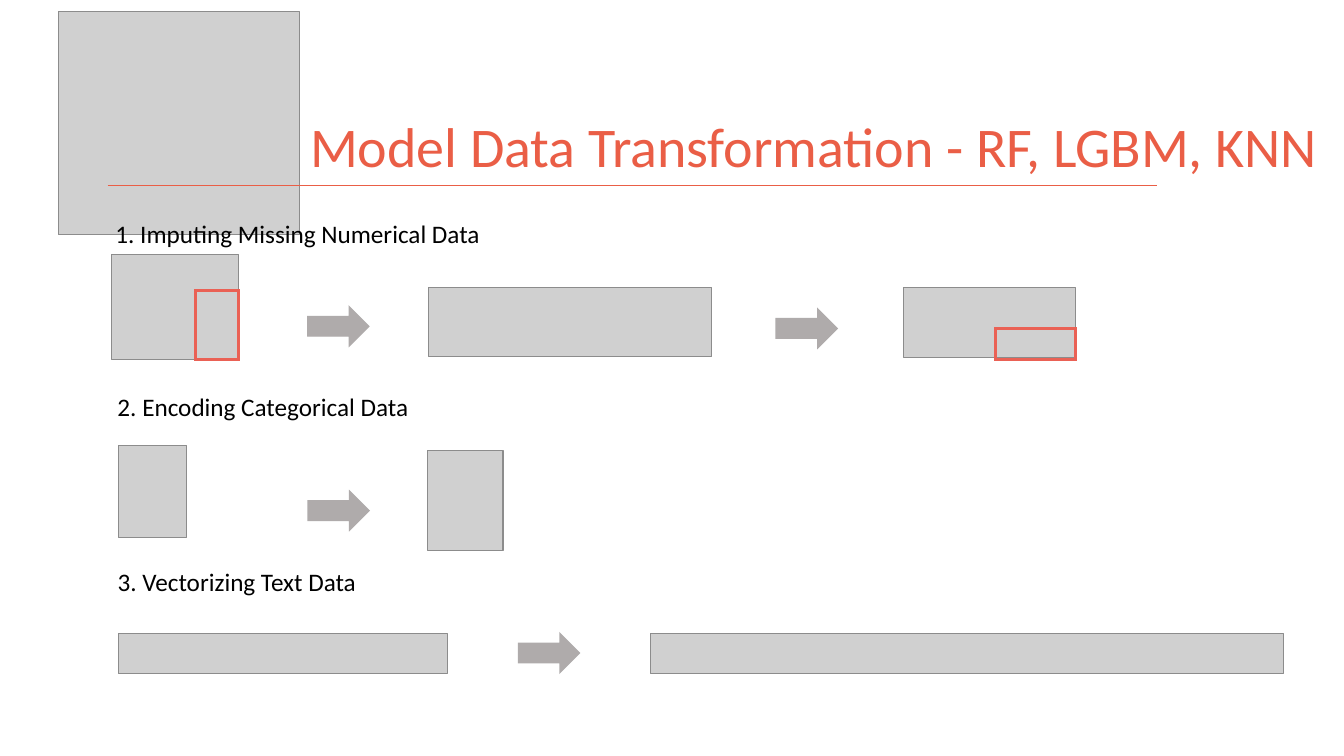
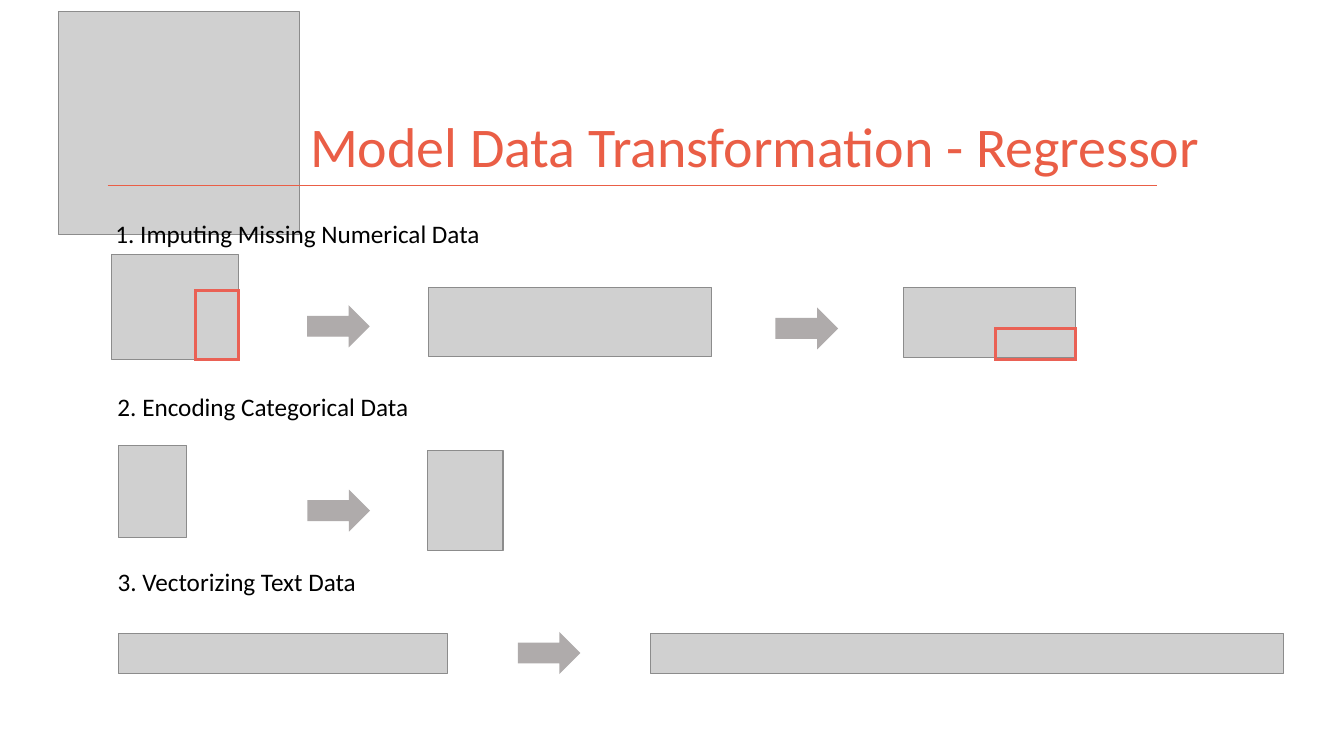
Before and after one commit to kman4/AirbnbPredictions, a slide deck: slide 10 of Airbnb Price Predictions (Model).pptx. Drawn at 1344x756 pixels with LibreOffice and Linux fonts; fonts in the diff are those of the drawing; grey boxes stand for pictures. Boxes give left, top, right and bottom in pixels: in the first picture for what was removed or moved away, otherwise in the second. Text is boxed around its words. In the diff, an @@ line names an element or a change of style, - is before the commit and + after.

```diff
--- a/Airbnb Price Predictions (Model).pptx
+++ b/Airbnb Price Predictions (Model).pptx
@@ title at (x1=310, y1=128, x2=1199, y2=177): text changed @@
-Model Data Transformation - RF, LGBM, KNN
+Model Data Transformation - Regressor
```
Also in this commit, not shown: 11 other slides changed, 4 other files.
